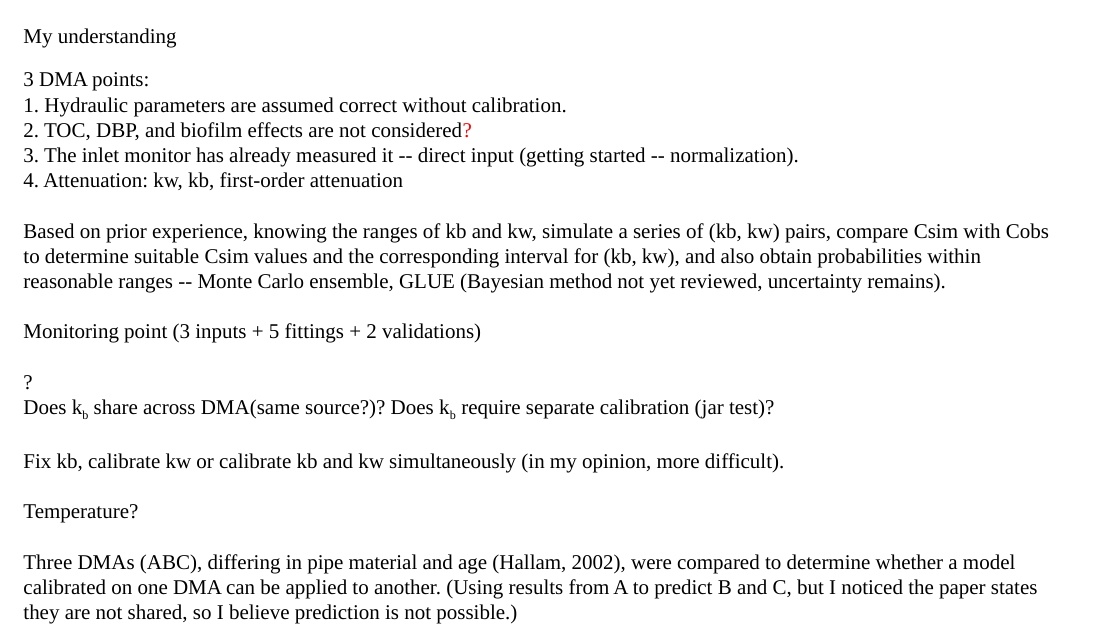
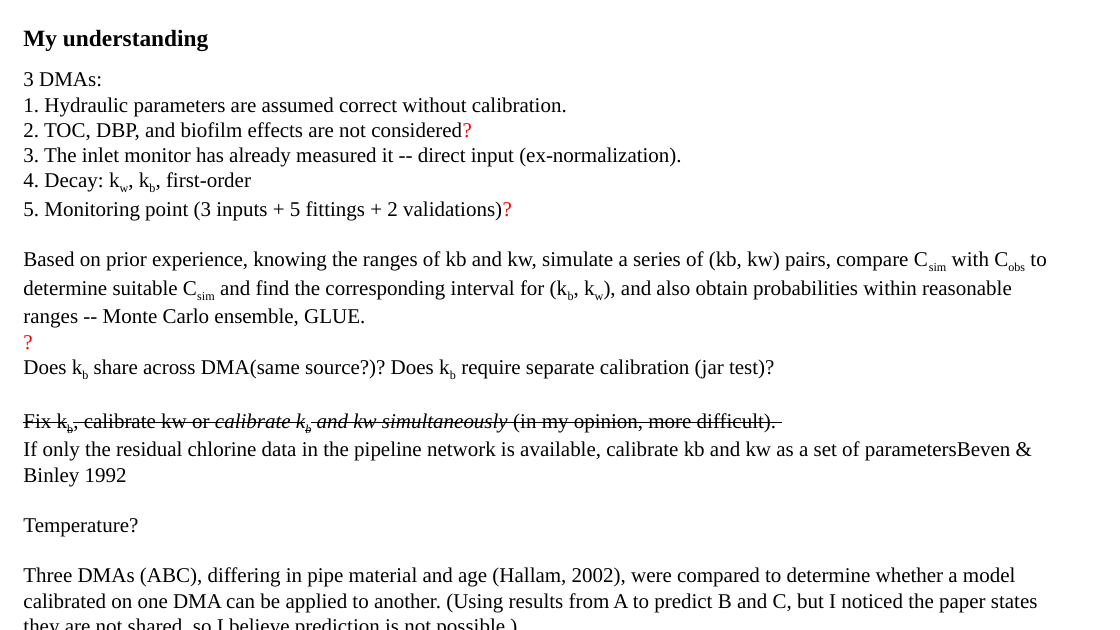
Before and after one commit to Strongxlb/Graduation-Project, a slide deck: slide 12 of meetings/我/6.2.pptx. Drawn at 1120x630 pixels with LibreOffice and Linux fonts; fonts in the diff are those of the drawing. Boxes give left, top, right and bottom in pixels: in the first picture for what was removed or moved away, otherwise in the second. Text is boxed around its words. In the diff, an @@ line names an element or a change of style, - is before the commit and + after.

```diff
--- a/meetings/我/6.2.pptx
+++ b/meetings/我/6.2.pptx
@@ text "My understanding" at box(23, 29, 208, 51): size 18 to 20 pt, bold on @@
@@ text at box(23, 72, 102, 87): text changed @@
-3 DMA points:
+3 DMAs:
@@ text at box(23, 147, 1046, 328): text changed @@
-3. The inlet monitor has already measured it -- direct input (getting started -- normalization).
-4. Attenuation: kw, kb, first-order attenuation
-Based on prior experience, knowing the ranges of kb and kw, simulate a series of (kb, kw) pairs, compare Csim with Cobs to determine suitable Csim values and the corresponding interval for (kb, kw), and also obtain probabilities within reasonable ranges -- Monte Carlo ensemble, GLUE (Bayesian method not yet reviewed, uncertainty remains).
-Monitoring point (3 inputs + 5 fittings + 2 validations)
+3. The inlet monitor has already measured it -- direct input (ex-normalization).
+4. Decay: kw, kb, first-order
+5. Monitoring point (3 inputs + 5 fittings + 2 validations)?
+Based on prior experience, knowing the ranges of kb and kw, simulate a series of (kb, kw) pairs, compare Csim with Cobs to determine suitable Csim and find the corresponding interval for (kb, kw), and also obtain probabilities within reasonable ranges -- Monte Carlo ensemble, GLUE.
@@ text at box(23, 413, 776, 433): text colour #000000 to #FF0000 in "?"; now subscript in "kb, kb"; italic on in "calibrate kb and kw simultaneously"; strikethrough on in "Fix kb, calibrate kw or calibrate kb ..." @@
@@ text at box(23, 441, 1011, 486): paragraph added @@
+If only the residual chlorine data in the pipeline network is available, calibrate kb and kw as a set of parametersBeven & Binley 1992
```
Also in this commit, not shown: 11 other slides changed, 42 other files.
